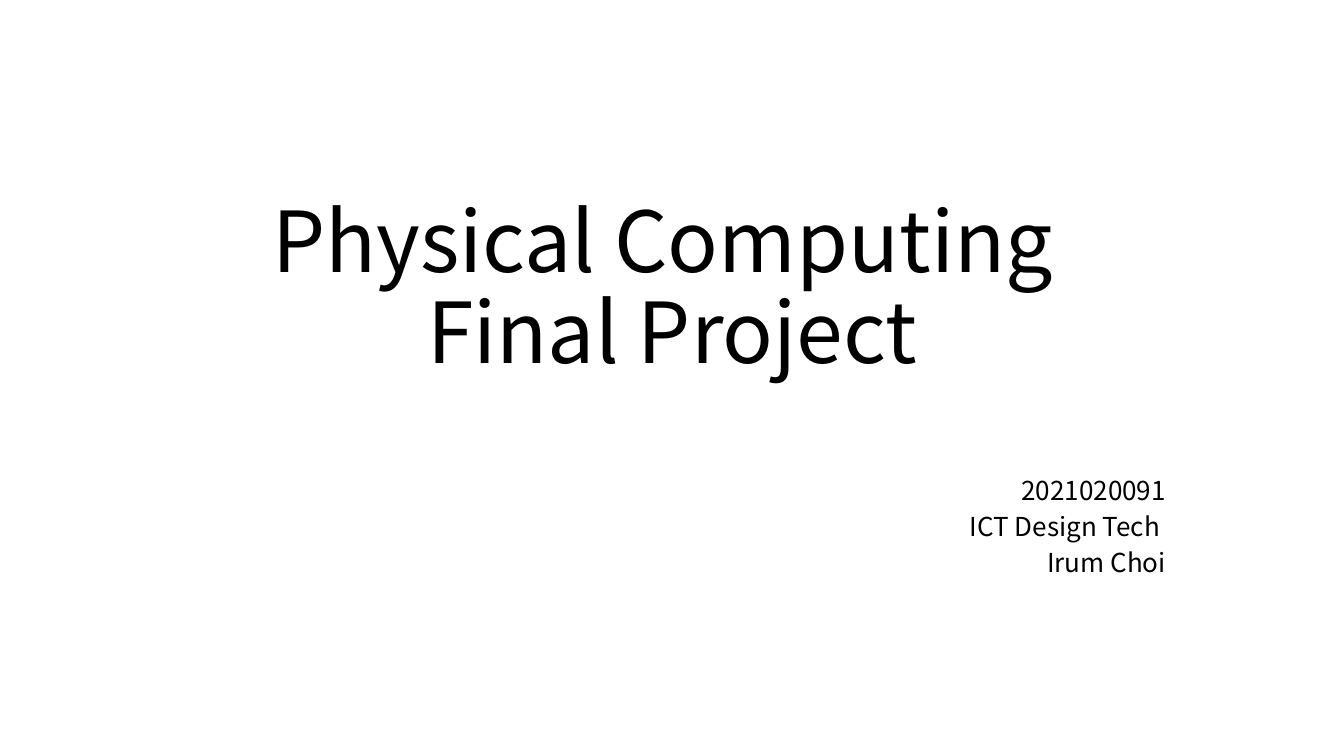
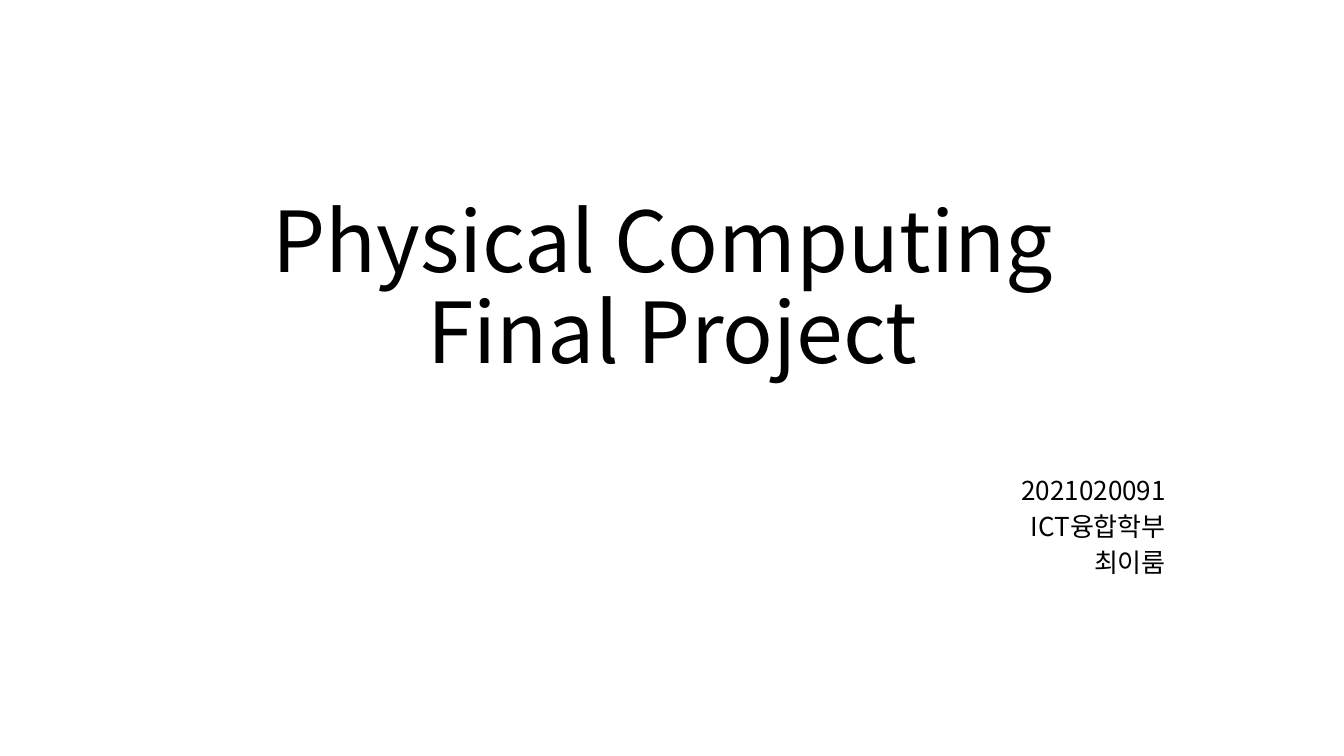
Before and after one commit to kimkyowon/Physical_Computing_Final, a slide deck: slide 1 of Physical_Computing/Documents/Physical Computing.pptx. Drawn at 1344x756 pixels with LibreOffice and Linux fonts; fonts in the diff are those of the drawing. Boxes give left, top, right and bottom in pixels: in the first picture for what was removed or moved away, otherwise in the second. Text is boxed around its words. In the diff, an @@ line names an element or a change of style, - is before the commit and + after.

```diff
--- a/Physical_Computing/Documents/Physical Computing.pptx
+++ b/Physical_Computing/Documents/Physical Computing.pptx
@@ subtitle at (x1=1031, y1=514, x2=1166, y2=574): text changed @@
-ICT Design Tech
-Irum Choi
+ICT융합학부
+최이룸
```
Also in this commit, not shown: 1 other slide changed, 4 slides added.
